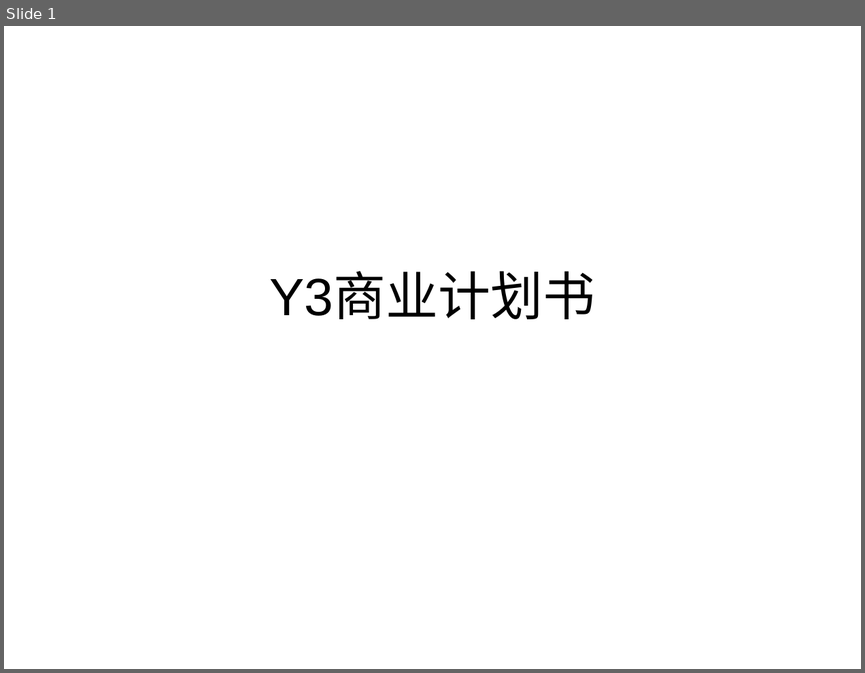
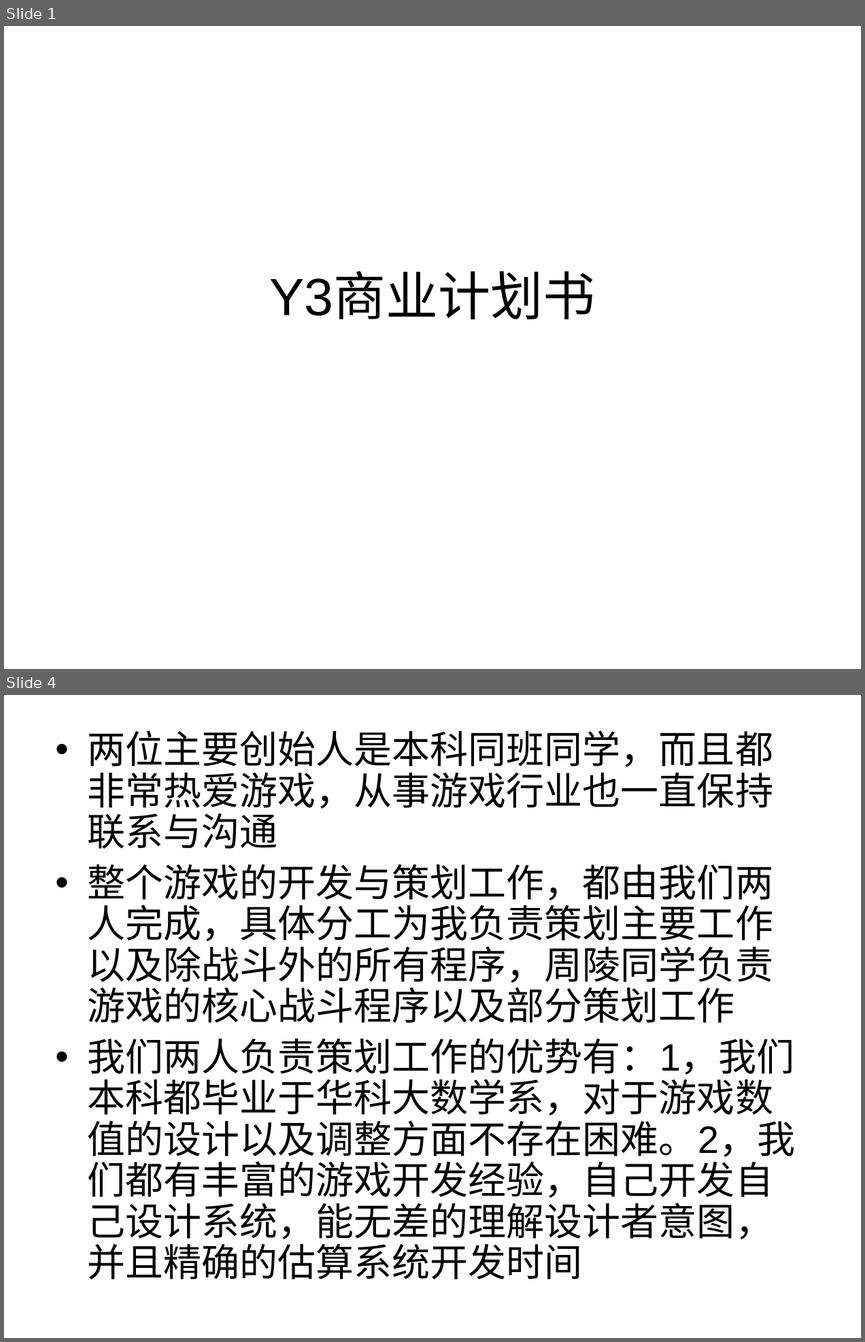
Before and after one commit to caihan1984/demov1, a slide deck: Assets/document/y3商业计划书.ppt. Shown one above the other, each under a label of ours: slide 1 before the commit, slides 1 and 4 after it; the slides between them are not shown. The pictures are 865x673 and 865x1342 pixels, drawn with LibreOffice and Linux fonts; fonts in the diff are those of the drawing. Boxes give left, top, right and bottom in pixels: in the first picture for what was removed or moved away, otherwise in the second. Text is boxed around its words. In the diff, an @@ line names an element or a change of style, - is before the commit and + after.

```diff
--- a/Assets/document/y3商业计划书.ppt
+++ b/Assets/document/y3商业计划书.ppt
@@ slide 4 added at (4,695,861,1338), background #FFFFFF @@
@@ text added at (88,730,795,1279), 32 pt, text #000000 @@
+• 两位主要创始人是本科同班同学，而且都非常热爱游戏，从事游戏行业也一直保持联系与沟通
+• 整个游戏的开发与策划工作，都由我们两人完成，具体分工为我负责策划主要工作以及除战斗外的所有程序，周陵同学负责游戏的核心战斗程序以及部分策划工作
+• 我们两人负责策划工作的优势有：1，我们本科都毕业于华科大数学系，对于游戏数值的设计以及调整方面不存在困难。2，我们都有丰富的游戏开发经验，自己开发自己设计系统，能无差的理解设计者意图，并且精确的估算系统开发时间
```
Also in this commit, not shown: 2 slides changed, 7 other slides added, 2 slides removed.
